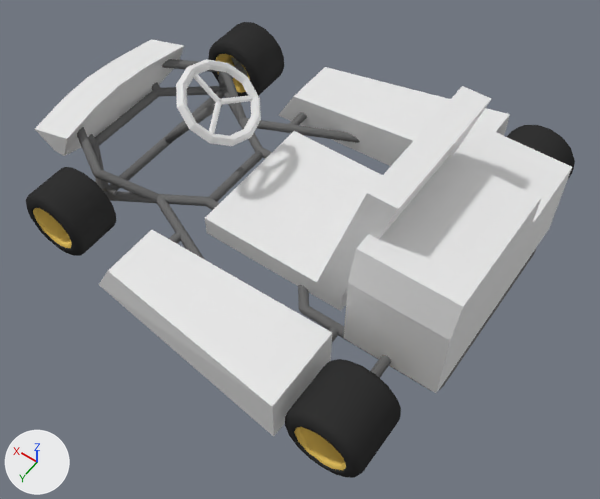
Renders of the Blender file Content/Models/kart_1.blend from each side of a commit.
Before and after are seen from a camera (50 mm lens) standing at (-128.0, 163.0, 244.0) and looking at (-23.0, 17.0, 14.0). The axes (+X, +Y, +Z) are drawn at lower left. The lights are the same throughout.

The older version as bpy lines, for what is in view:
```python
ob_body = bpy.data.objects.new('Body', me_cube_001)
ob_body.location = (0.0, 0.0, 0.0)
ob_body.scale = (0.1, 0.1, 0.1)
ob_cube_001 = bpy.data.objects.new('Cube.001', me_cube_002)
ob_cube_001.location = (-34.2, 0.0, 16.9)
ob_cube_002 = bpy.data.objects.new('Cube.002', me_cube_003)
ob_cube_002.location = (-72.7, 0.0, 29.0)
ob_cube_002.scale = (0.717, 1.0, 1.0)
ob_cube_003 = bpy.data.objects.new('Cube.003', me_cube_004)
ob_cube_003.location = (-16.8, 54.4, 12.8)
ob_cube_004 = bpy.data.objects.new('Cube.004', me_cube_005)
ob_cube_004.location = (-16.8, -55.6, 12.8)
ob_cube_004.scale = (1.0, -1.0, 1.0)
ob_cube_005 = bpy.data.objects.new('Cube.005', me_cube_006)
ob_cube_005.location = (77.5, 0.0, 17.4)
ob_cylinder_001 = bpy.data.objects.new('Cylinder.001', me_cylinder_001)
ob_cylinder_001.location = (54.0, 0.0, 9.2)
ob_cylinder_001.rotation_euler = (0.0, 1.396, 0.0)  # degrees (0, 80, 0)
ob_cylinder_001.scale = (0.01, 0.01, 0.01)
ob_torus_001 = bpy.data.objects.new('Torus.001', me_torus_001)
ob_torus_001.location = (23.5, 0.0, 45.5)
ob_torus_001.rotation_euler = (0.0, -0.611, 0.0)  # degrees (0, -35, 0)
ob_torus_001.scale = (1.64, 1.64, 1.64)
```
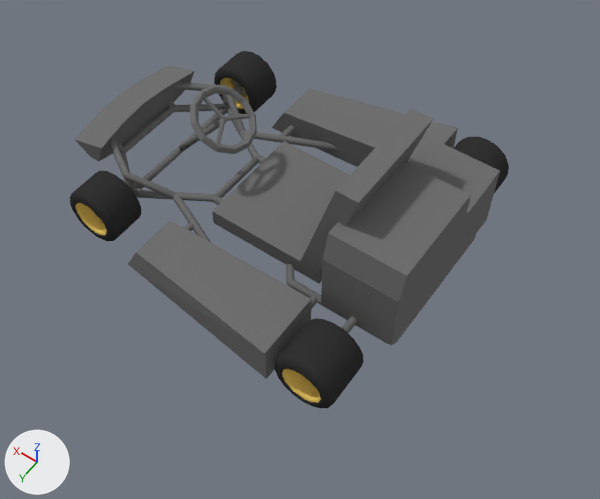
The edits, one by one:
me_torus_001 has 132 vertices, 120 faces and spans x -10.0..10.0, y -10.0..10.0, z -1.3..1.3.
me_torus_001 now uses material mat_chassis_steel (grey #707070).
me_cube_006 is used by ob_cube_005; location (77.5, 0.0, 17.4).
me_cube_006 had 12 vertices, 9 faces and spanned x -6.9..16.9, y 0.0..33.2, z -10.0..10.0.
me_cube_006 now has 24 vertices, 18 faces and spans x -6.9..16.9, y -33.2..33.2, z -10.0..10.0.
me_cube_006 part 1: the loose piece of 12 vertices spanning x -6.9..16.9, y 0.0..33.2, z -10.0..10.0 is copied, and the copy is mirrored in y about the mesh origin, in mat_chassis_steel (grey #707070); it spans x -6.9..16.9, y -33.2..0.0, z -10.0..10.0.
me_cube_006 part 2: 9 faces spanning x -6.9..16.9, y 0.0..33.2, z -10.0..10.0 switch from no material to mat_chassis_steel (grey #707070).
me_cube_005 has 8 vertices, 6 faces and spans x -38.5..47.8, y -12.3..21.3, z -10.0..11.6.
me_cube_005 now uses material mat_chassis_steel (grey #707070).
me_cube_004 has 8 vertices, 6 faces and spans x -38.5..47.8, y -12.3..21.3, z -10.0..11.6.
me_cube_004 now uses material mat_chassis_steel (grey #707070).
me_cube_003 has 16 vertices, 14 faces and spans x -24.2..24.2, y -44.7..37.2, z -17.1..26.9.
me_cube_003 now uses material mat_chassis_steel (grey #707070).
me_cube_002 has 16 vertices, 14 faces and spans x -29.4..45.2, y -27.2..27.2, z -7.7..55.7.
me_cube_002 now uses material mat_chassis_steel (grey #707070).
Object 'Torus.001' (ob_torus_001) moves from (23.5, 0.0, 45.5) to (21.0, 1.4, 39.9).
Object 'Torus.001' (ob_torus_001) is rescaled from (1.64, 1.64, 1.64) to (1.31, 1.31, 1.31).
Object 'Cube.005' (ob_cube_005) loses its MIRROR modifier named 'Mirror'.
Modifier setting removed (it was use_axis = (False, True, False)).
Object 'Cube.005' (ob_cube_005) moves from (77.5, 0.0, 17.4) to (64.2, 1.4, 17.4).
Object 'Cube.005' (ob_cube_005) is rescaled from (1.0, 1.0, 1.0) to (0.8, 0.8, 0.8).
Object 'Cube.004' (ob_cube_004) moves from (-16.8, -55.6, 12.8) to (-11.3, -43.1, 13.7).
Object 'Cube.004' (ob_cube_004) is rescaled from (1.0, -1.0, 1.0) to (0.8, -0.8, 0.8).
Object 'Cube.003' (ob_cube_003) moves from (-16.8, 54.4, 12.8) to (-11.3, 44.9, 13.7).
Object 'Cube.003' (ob_cube_003) is rescaled from (1.0, 1.0, 1.0) to (0.8, 0.8, 0.8).
Object 'Cube.002' (ob_cube_002) moves from (-72.7, 0.0, 29.0) to (-56.0, 1.4, 26.7).
Object 'Cube.002' (ob_cube_002) is rescaled from (0.717, 1.0, 1.0) to (0.573, 0.8, 0.8).
Object 'Cube.001' (ob_cube_001) moves from (-34.2, 0.0, 16.9) to (-25.2, 1.4, 17.0).
Object 'Cube.001' (ob_cube_001) is rescaled from (1.0, 1.0, 1.0) to (0.8, 0.8, 0.8).
Object 'Cylinder.001' (ob_cylinder_001) moves from (54.0, 0.0, 9.2) to (45.3, 1.4, 10.8).
Object 'Cylinder.001' (ob_cylinder_001) is rescaled from (0.01, 0.01, 0.01) to (0.008, 0.008, 0.008).
Object 'Body' (ob_body) moves from (0.0, 0.0, 0.0) to (2.1, 1.4, 3.5).
Object 'Body' (ob_body) is rescaled from (0.1, 0.1, 0.1) to (0.08, 0.08, 0.08).

Boxes [x1, y1, x2, y2] around the edits, measured in the pictures (600 x 499 px):
'Cube.002', recoloured, moved, rescaled (21% narrower, 22% shorter)
    before: [344, 125, 572, 393]
    after: [321, 137, 500, 346]
'Body', moved, rescaled (20% narrower, 22% shorter)
    before: [26, 22, 575, 478]
    after: [70, 51, 509, 408]
'Cube.001', recoloured, moved, rescaled (white to grey, 23% narrower, 22% shorter)
    before: [205, 86, 491, 311]
    after: [212, 109, 433, 284]
'Cube.003', recoloured, moved, rescaled (white to grey, 21% narrower, 23% shorter)
    before: [99, 230, 332, 437]
    after: [128, 220, 311, 379]
'Cube.004', recoloured, moved, rescaled (19% narrower, 20% shorter)
    before: [279, 67, 510, 166]
    after: [272, 88, 458, 167]
'Cube.005', reshaped, moved, rescaled, modifiers changed (19% narrower, 17% shorter)
    before: [35, 40, 184, 156]
    after: [75, 65, 195, 161]
'Torus.001', recoloured, moved, rescaled (21% narrower, 20% shorter)
    before: [176, 59, 261, 146]
    after: [190, 85, 257, 154]
'Cylinder.001', moved, rescaled (17% narrower, 23% shorter)
    before: [165, 102, 222, 144]
    after: [179, 119, 226, 151]
part 1 of me_cube_006, added
    after: [117, 65, 195, 130]
part 2 of me_cube_006, recoloured
    before: [35, 40, 184, 156]
    after: [75, 97, 143, 161]
